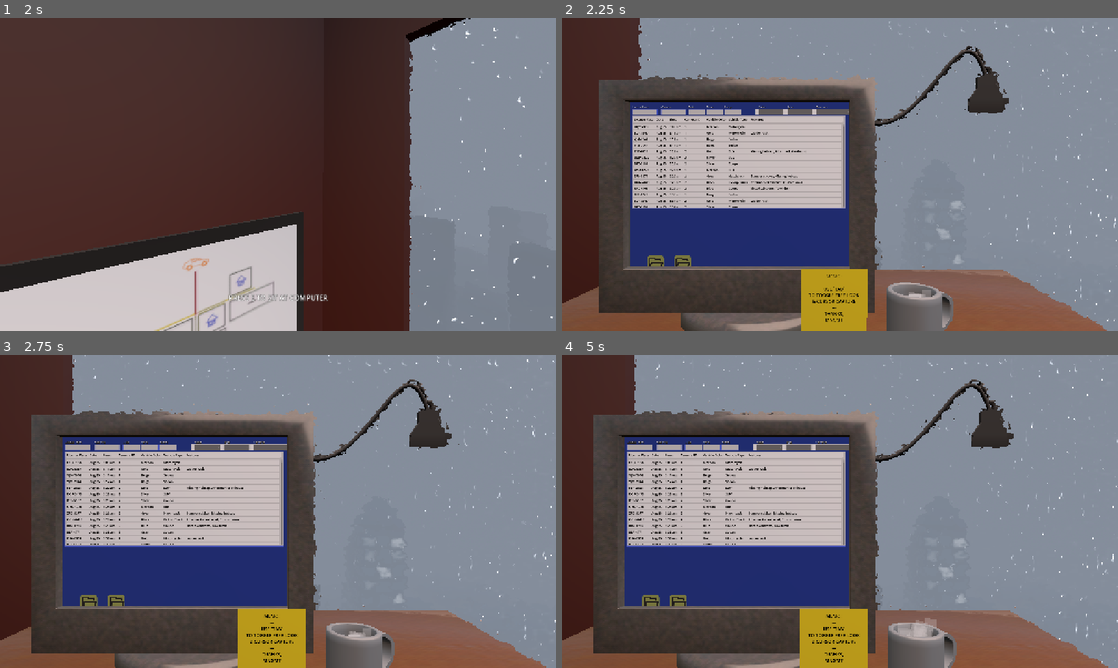
Above: before the commit, frames 1-4 (two rows, left to right).
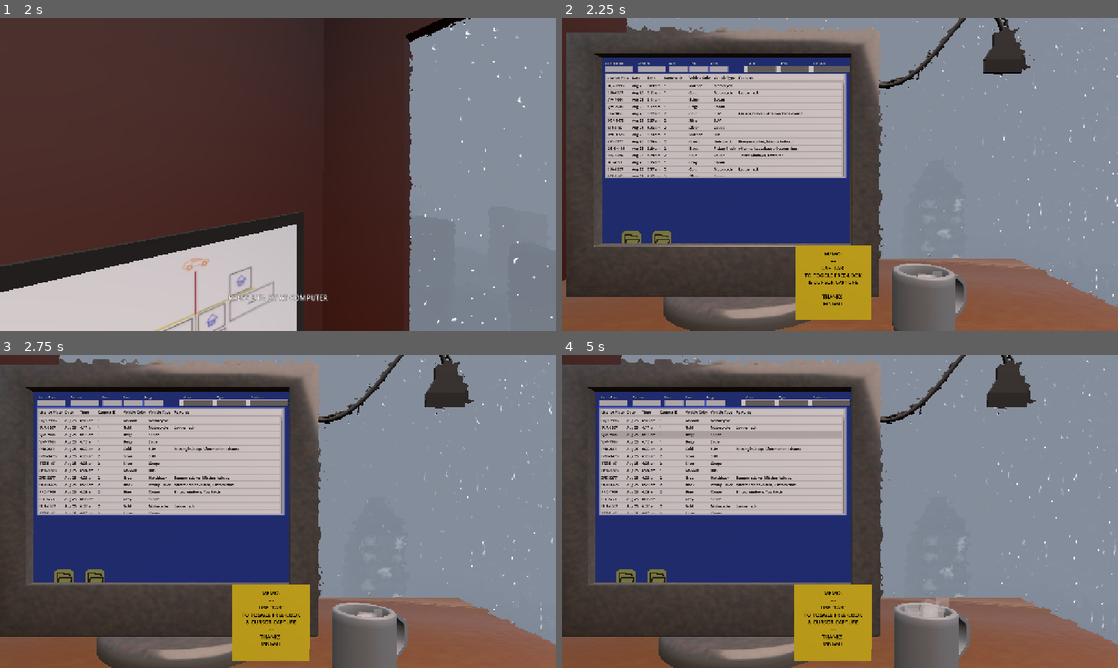
Above: after the commit, the same moments.

Repository: Ciph3rzer0/brackeys-2026.2-trust-no-one
Game: Godot game, scene res://scenes/city.tscn
Two runs of this game, one before a commit and one after it. Both use one fixed random seed, a clock stepped at 60 frames per second and the inputs below. Sound files missing from this copy of the repository are replaced by a short silence.
Inputs (mouse positions are in pixels of both pictures, inside the frame that each line leads up to):
- Up to frame 1 (2 s): tap Enter at 0.5 s; move the mouse to (305, 174) at 0.52 s; hold E (pc_interact) 0.53-1.28 s; hold W (pc_forward) from 0.53 s (still down); click (305, 174) at 0.67 s; tap Space at 0.77, 1.52 s; move the mouse to (250, 174) at 1.27 s; tap Q at 1.35 s
- Up to frame 2 (2.25 s): keep holding W (pc_forward); tap E (pc_interact) at 2 s; move the mouse to (851, 168) at 2.02 s; hold Ctrl from 2.03 s (still down)
- Up to frame 3 (2.75 s): keep holding W (pc_forward); keep holding Ctrl
- Up to frame 4 (5 s): release W (pc_forward) at 2.75 s; release Ctrl at 2.75 s; drag from (812, 574) to (673, 464) at 2.77 s; move the mouse to (1006, 558) at 3.52 s; hold A (pc_left) 3.53-4.25 s; hold E (pc_interact) 3.53-4.25 s; tap Space at 3.77 s; drag from (673, 464) to (756, 433) at 4.27 s

Frame 1 is identical in both runs. In frame 2, 40% of the frame differs, in the area x 0-100%, y 0-100%; in frame 3, 41%; in frame 4, 41%.

Commit message:
Moved chair interaction a bit

Diff:
--- a/scenes/office.tscn
+++ b/scenes/office.tscn
@@ -4137,7 +4137,7 @@
 transform = Transform3D(1.4151126, 0, 0, 0, 1.4151126, 0, 0, 0, 1.4151126, 0.5436454, 2.1912403, -1.4963394)
 
 [node name="Chair Interaction" type="Area3D" parent="Gameplay" unique_id=292098836 node_paths=PackedStringArray("redirect_input") groups=["InteractiveMount"]]
-transform = Transform3D(0.99999994, 0, 0, 0, 1, 0, 0, 0, 0.99999994, 2.046382, -1.7767938, 1.6193392)
+transform = Transform3D(1.0000001, 0, 0, 0, 1.0000001, 0, 0, 0, 1.0000001, 2.046382, -1.8649222, 1.7275102)
 collision_layer = 0
 input_ray_pickable = false
 monitorable = false
